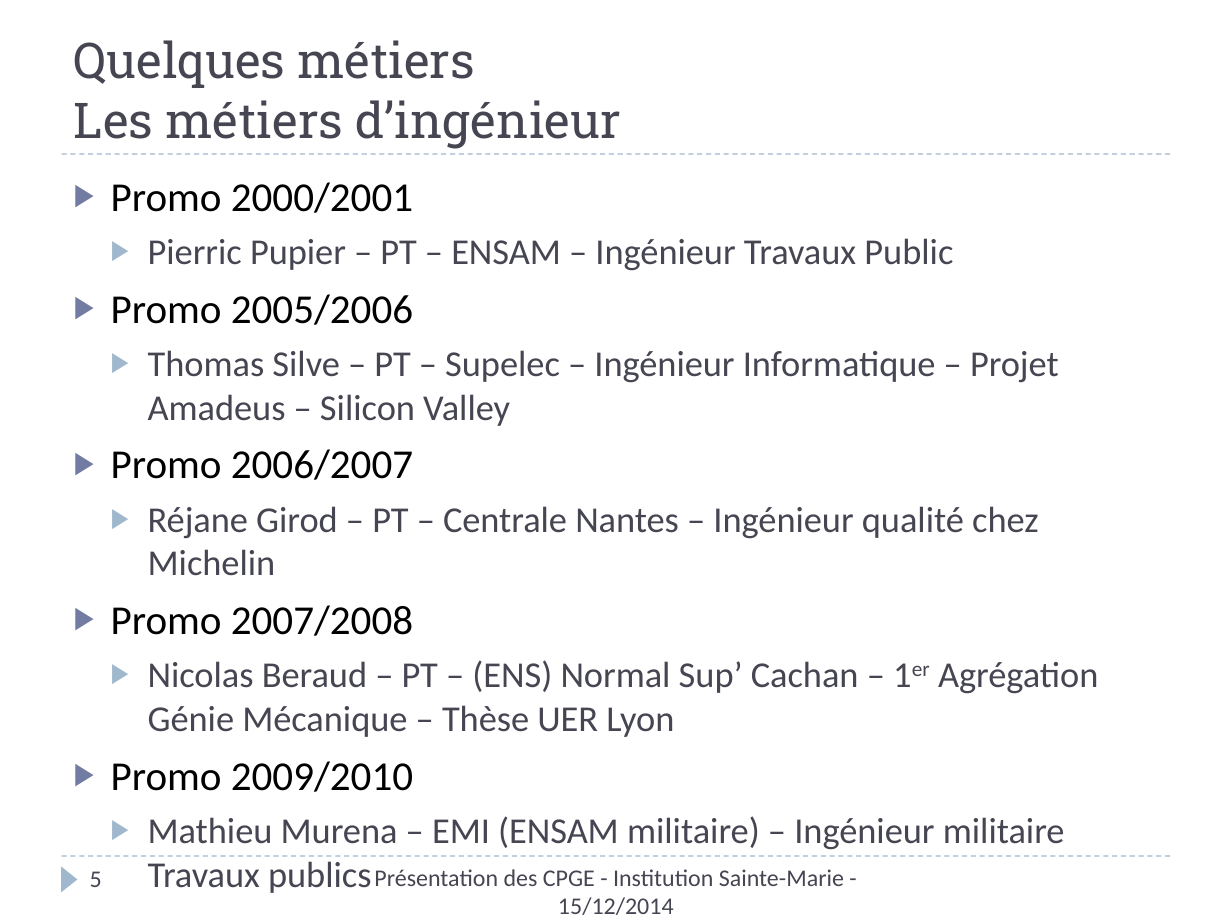
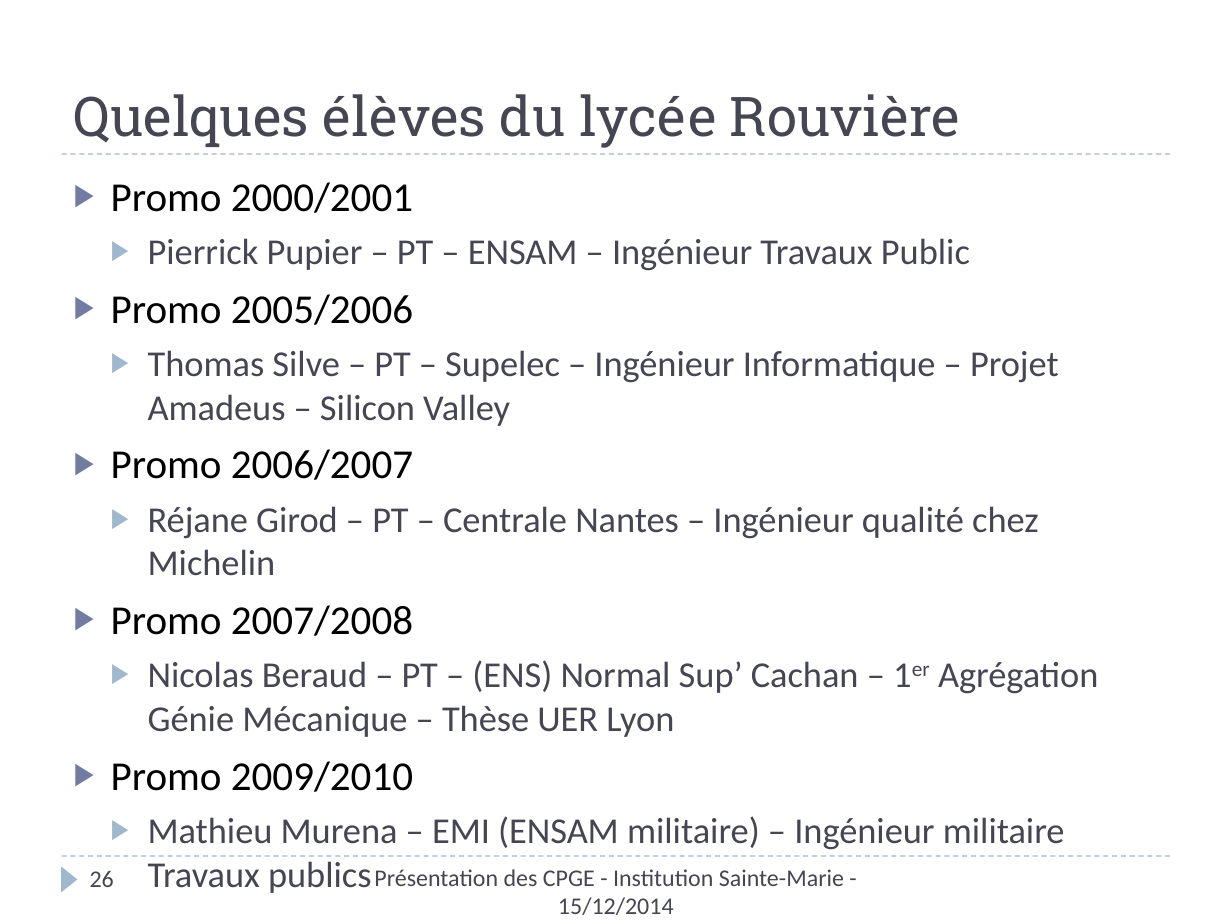
Before and after one commit to xpessoles/Orientation, a slide deck: slide 26 of Rouviere/PresentationCPGE_ISM.pptx (slide 5 before the commit). Drawn at 1232x924 pixels with LibreOffice and Linux fonts; fonts in the diff are those of the drawing. Boxes give left, top, right and bottom in pixels: in the first picture for what was removed or moved away, otherwise in the second. Text is boxed around its words. In the diff, an @@ line names an element or a change of style, - is before the commit and + after.

```diff
--- a/Rouviere/PresentationCPGE_ISM.pptx
+++ b/Rouviere/PresentationCPGE_ISM.pptx
@@ title at (74,94,960,148): text changed; size 28.8 to 32 pt @@
-Quelques métiers
-Les métiers d’ingénieur
+Quelques élèves du lycée Rouvière
@@ text at (148,238,970,271): text changed @@
-  ▶ Pierric Pupier – PT – ENSAM – Ingénieur Travaux Public
+  ▶ Pierrick Pupier – PT – ENSAM – Ingénieur Travaux Public
@@ page number at (90,871,114,887): text changed @@
-5
+26
```
Also in this commit, not shown: 3 slides added.
